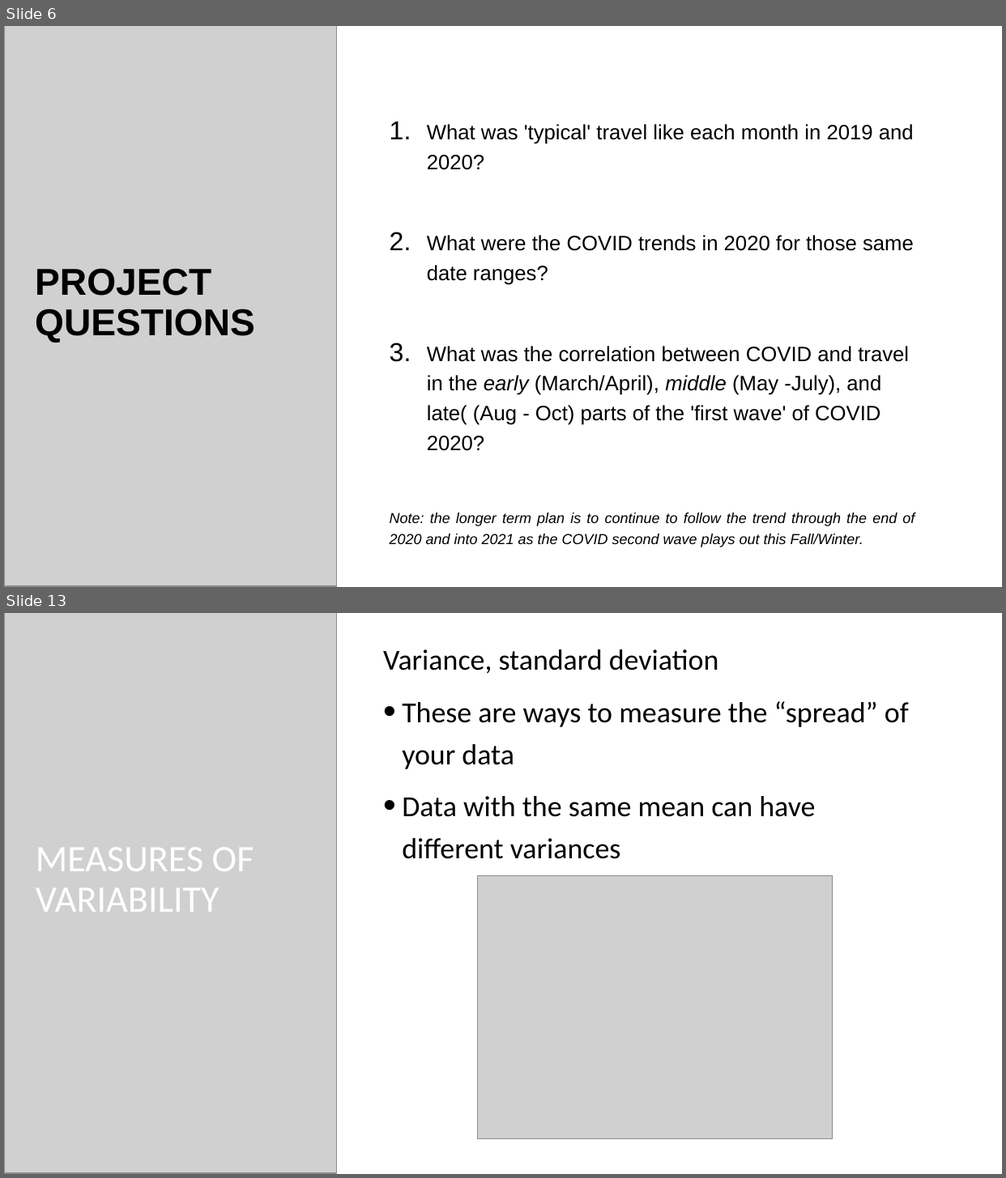
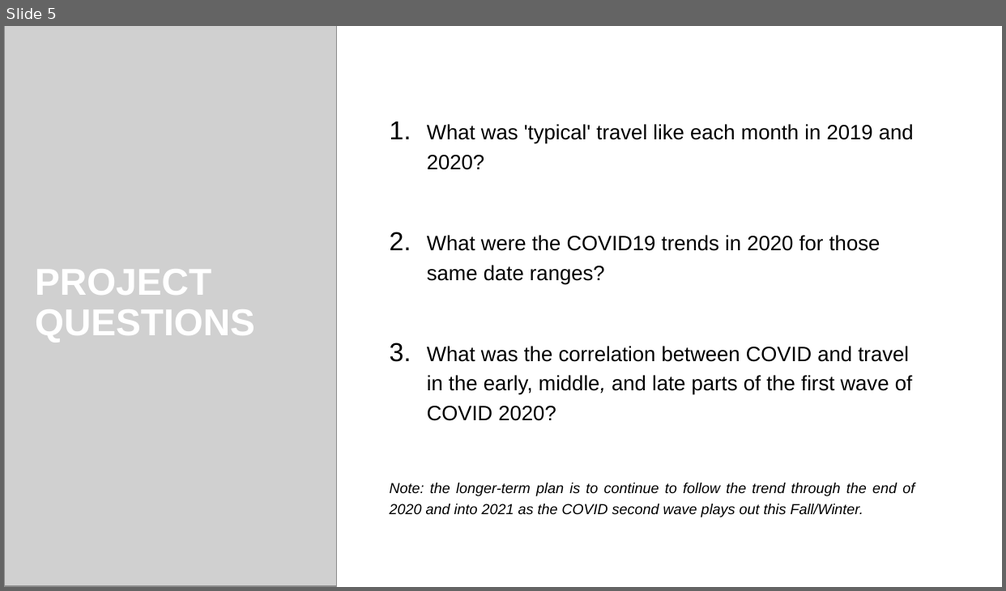
Before and after one commit to abielhammonds/COVID19_TravelStats_Project, a slide deck: COVID19_Travel Project Presentation.pptx. Shown one above the other, each under a label of ours: slides 6 and 13 before the commit, slide 5 after it; the slides between them are not shown. The pictures are 1006x1178 and 1006x591 pixels, drawn with LibreOffice and Linux fonts; fonts in the diff are those of the drawing; grey boxes stand for pictures; background and template pictures are left out. Boxes give left, top, right and bottom in pixels: in the first picture for what was removed or moved away, otherwise in the second. Text is boxed around its words. In the diff, an @@ line names an element or a change of style, - is before the commit and + after.

```diff
--- a/COVID19_Travel Project Presentation.pptx
+++ b/COVID19_Travel Project Presentation.pptx
@@ slide 13 removed at (x1=4, y1=613, x2=1002, y2=1174), background picture (left out); not listed: 14 template elements that a slide beside it also shows @@
@@ rectangle removed at (x1=4, y1=613, x2=1002, y2=1174) @@
@@ picture removed at (x1=4, y1=613, x2=336, y2=1174) @@
@@ picture removed at (x1=4, y1=613, x2=336, y2=1174) @@
@@ text removed at (x1=383, y1=649, x2=909, y2=859) @@
-Variance, standard deviation
-• These are ways to measure the “spread” of your data
-• Data with the same mean can have different variances
@@ title removed at (x1=36, y1=847, x2=254, y2=912) @@
-MEASURES OF VARIABILITY
@@ picture removed at (x1=477, y1=875, x2=832, y2=1139) @@
@@ group removed at (x1=4, y1=613, x2=91, y2=1174): 7 freeform shapes, 1 rectangle @@
@@ group removed at (x1=4, y1=613, x2=95, y2=1174): 9 freeform shapes, 2 rectangles @@
@@ what was slide 6 is now slide 5 @@
@@ slide 5 changed as well @@
@@ title "PROJECT QUESTIONS" at (x1=35, y1=269, x2=255, y2=343): text colour #000000 to #FFFFFF @@
@@ text at (x1=390, y1=235, x2=914, y2=518): text changed @@
-2. What were the COVID trends in 2020 for those same date ranges?
-3. What was the correlation between COVID and travel in the early (March/April), middle (May -July), and late( (Aug - Oct) parts of the 'first wave' of COVID 2020?
-Note: the longer term plan is to continue to follow the trend through the end of 2020 and into 2021 as the COVID second wave plays out this Fall/Winter.
+2. What were the COVID19 trends in 2020 for those same date ranges?
+3. What was the correlation between COVID and travel in the early, middle, and late parts of the first wave of COVID 2020?
+Note: the longer-term plan is to continue to follow the trend through the end of 2020 and into 2021 as the COVID second wave plays out this Fall/Winter.
```
Also in this commit, not shown: 5 other slides changed, 7 slides added, 47 other slides removed.
